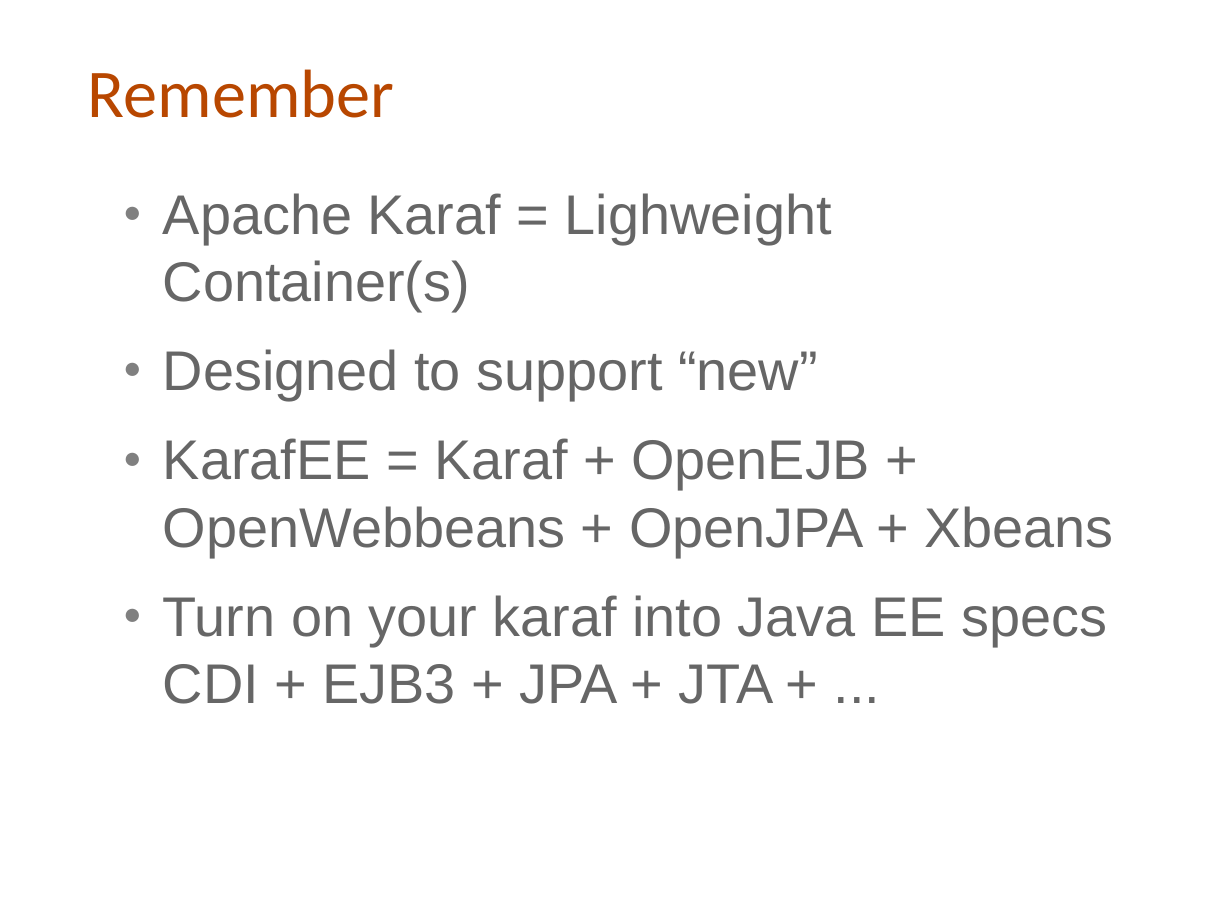
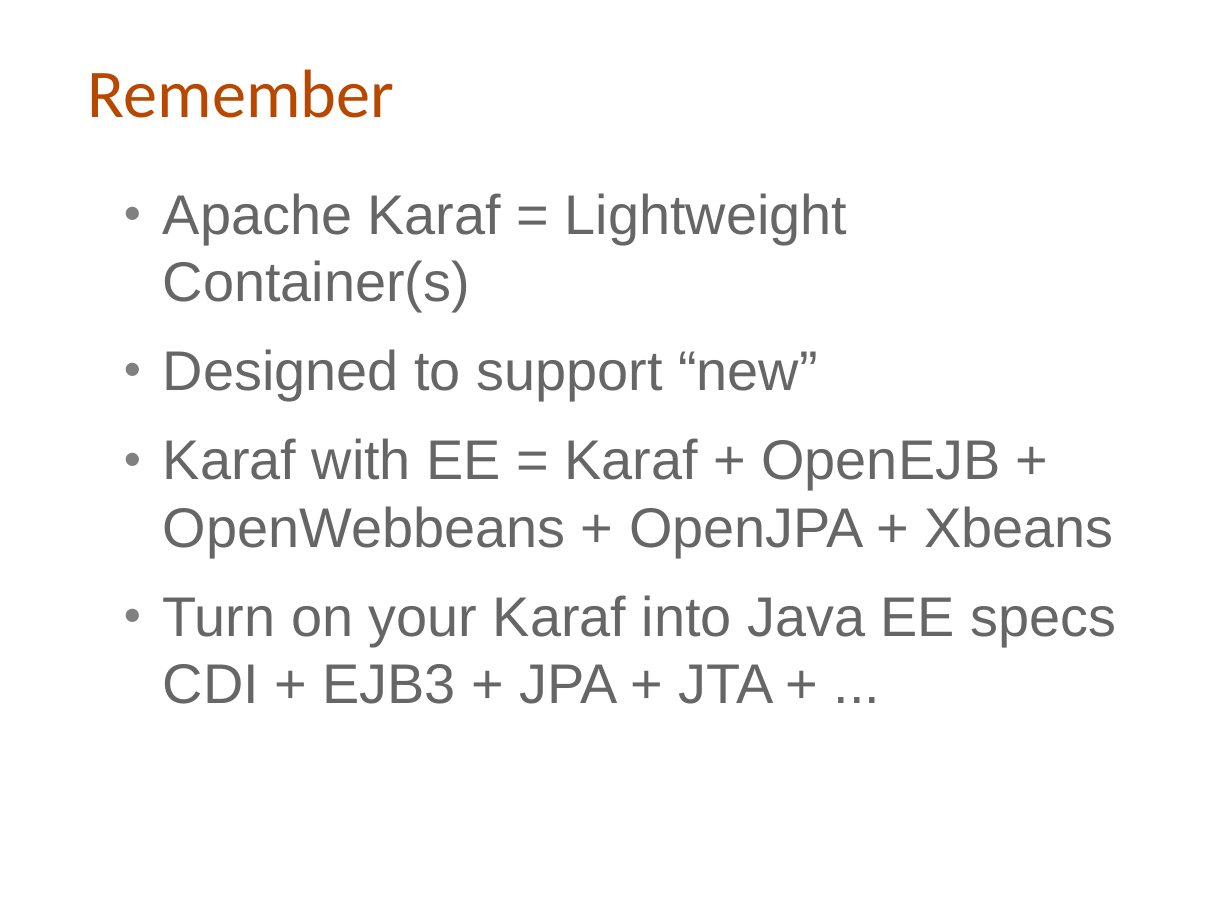
Before and after one commit to cmoulliard/apachecon-2012, a slide deck: slide 36 of karaf-ee-apachecon_eu_2012.odp (slide 37 before the commit). Drawn at 1232x924 pixels with LibreOffice and Linux fonts; fonts in the diff are those of the drawing; background and template pictures are left out. Boxes give left, top, right and bottom in pixels: in the first picture for what was removed or moved away, otherwise in the second. Text is boxed around its words. In the diff, an @@ line names an element or a change of style, - is before the commit and + after.

Commit message:
Update presentation

```diff
--- a/karaf-ee-apachecon_eu_2012.odp
+++ b/karaf-ee-apachecon_eu_2012.odp
@@ text at <box>163,193,848,311</box>: text changed @@
-● Apache Karaf = Lighweight Container(s)
+● Apache Karaf = Lightweight Container(s)
@@ text at <box>163,438,1117,704</box>: text changed @@
-● KarafEE = Karaf + OpenEJB + OpenWebbeans + OpenJPA + Xbeans
-● Turn on your karaf into Java EE specs CDI + EJB3 + JPA + JTA + ...
+● Karaf with EE = Karaf + OpenEJB + OpenWebbeans + OpenJPA + Xbeans
+● Turn on your Karaf into Java EE specs CDI + EJB3 + JPA + JTA + ...
```
Also in this commit, not shown: 5 other slides changed, 1 other file.
